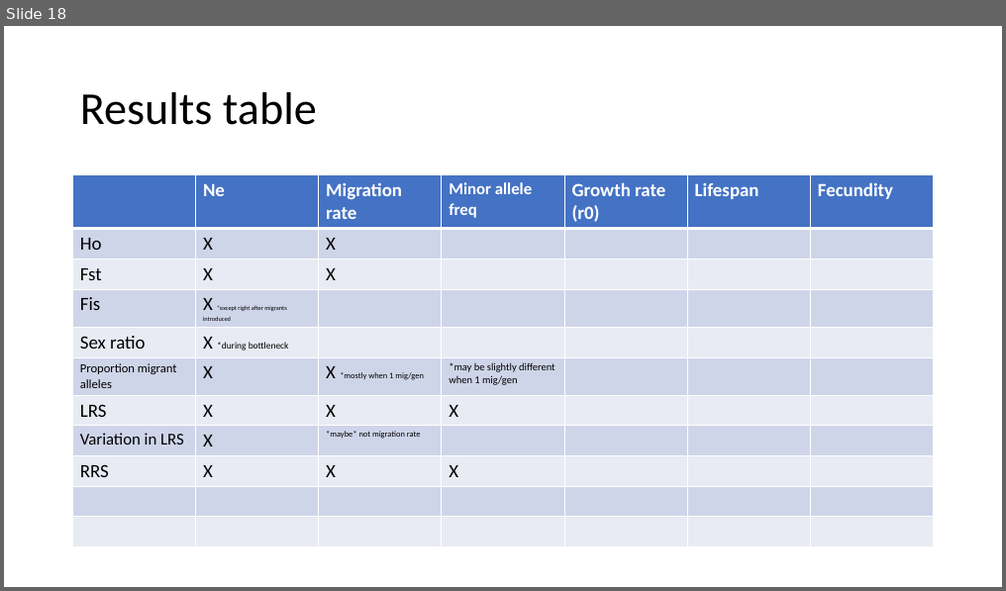
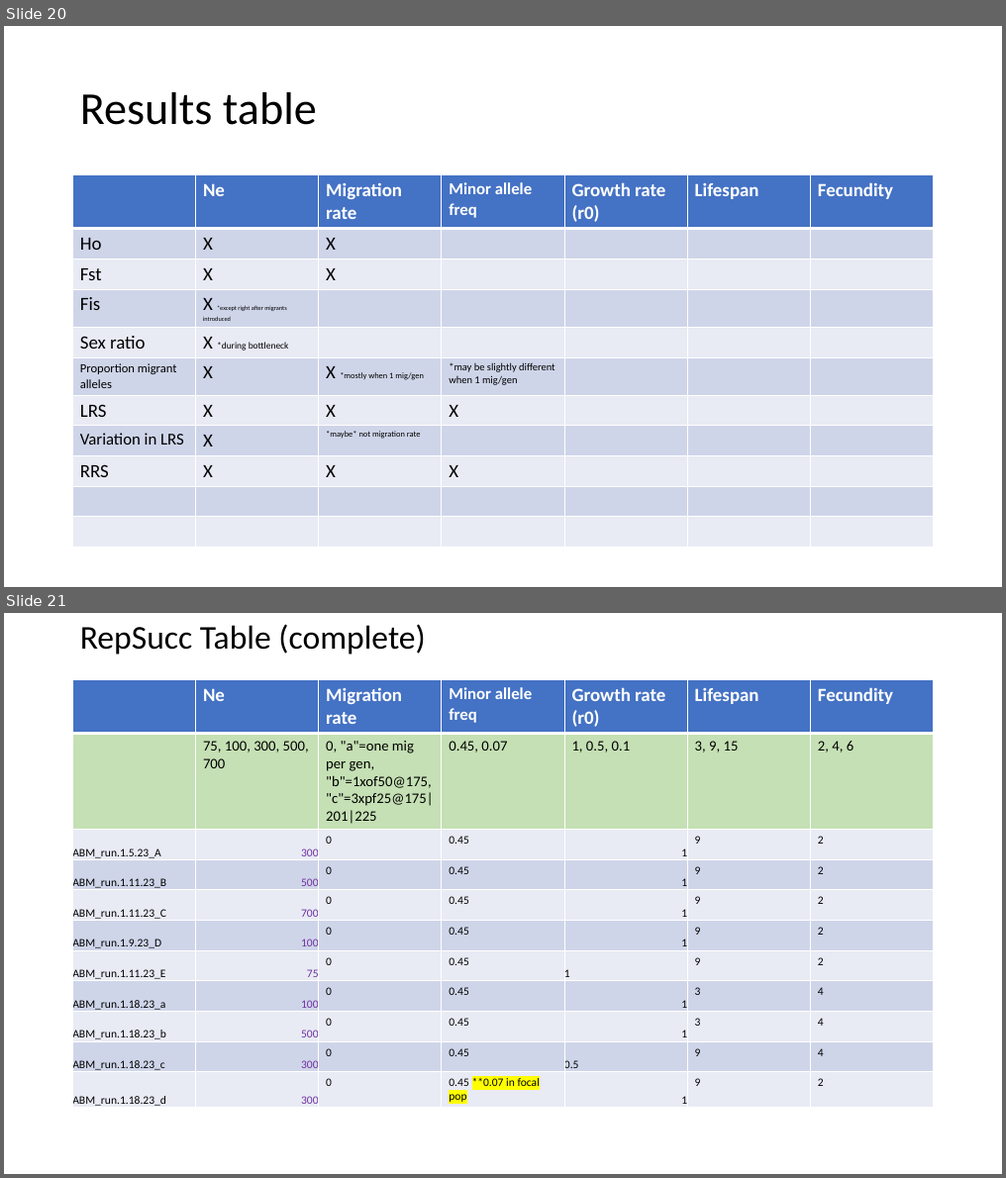
Before and after one commit to ginalamka/ComplexModel_ABM, a slide deck: Output_local/holding/figs/Figs_1.13.23.pptx. Shown one above the other, each under a label of ours: slide 18 before the commit, slides 20 and 21 after it. The pictures are 1006x591 and 1006x1178 pixels, drawn with LibreOffice and Linux fonts; fonts in the diff are those of the drawing. Boxes give left, top, right and bottom in pixels: in the first picture for what was removed or moved away, otherwise in the second. Text is boxed around its words. In the diff, an @@ line names an element or a change of style, - is before the commit and + after.

```diff
--- a/Output_local/holding/figs/Figs_1.13.23.pptx
+++ b/Output_local/holding/figs/Figs_1.13.23.pptx
@@ slide 21 added at <box>4,613,1002,1174</box>, background #FFFFFF @@
@@ title added at <box>80,624,425,655</box>, 32 pt, text #000000 @@
+RepSucc Table (complete)
@@ table added at <box>73,680,933,1110</box>, 11 rows, 7 columns @@
+ | Ne | Migration rate | Minor allele freq | Growth rate (r0) | Lifespan | Fecundity
+ | 75, 100, 300, 500, 700 | 0, "a"=one mig per gen, "b"=1xof50@175, "c"=3xpf25@175|201|225 | 0.45, 0.07 | 1, 0.5, 0.1 | 3, 9, 15 | 2, 4, 6
+ABM_run.1.5.23_A | 300 | 0 | 0.45 | 1 | 9 | 2
+ABM_run.1.11.23_B | 500 | 0 | 0.45 | 1 | 9 | 2
+ABM_run.1.11.23_C | 700 | 0 | 0.45 | 1 | 9 | 2
+ABM_run.1.9.23_D | 100 | 0 | 0.45 | 1 | 9 | 2
+ABM_run.1.11.23_E | 75 | 0 | 0.45 | 1 | 9 | 2
+ABM_run.1.18.23_a | 100 | 0 | 0.45 | 1 | 3 | 4
+ABM_run.1.18.23_b | 500 | 0 | 0.45 | 1 | 3 | 4
+ABM_run.1.18.23_c | 300 | 0 | 0.45 | 0.5 | 9 | 4
+ABM_run.1.18.23_d | 300 | 0 | 0.45 **0.07 in focal pop | 1 | 9 | 2
@@ what was slide 18 is now slide 20 @@
```
Also in this commit, not shown: 3 other slides added, 11 other files.
